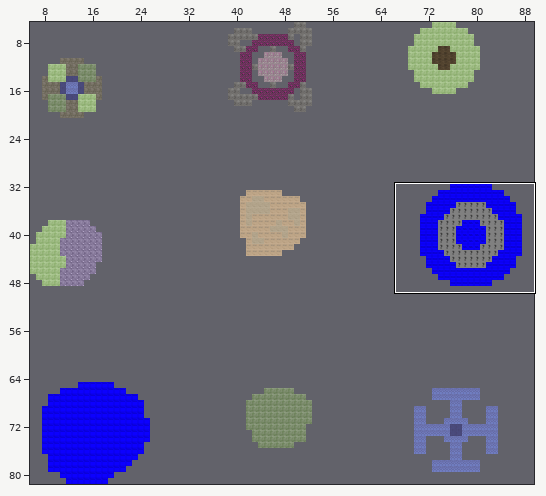
Two states of a Tiled map, static_layout/arena test 2.tmx. Above: a wide view before the commit, with the close-up outlined.
Close-up. Before:
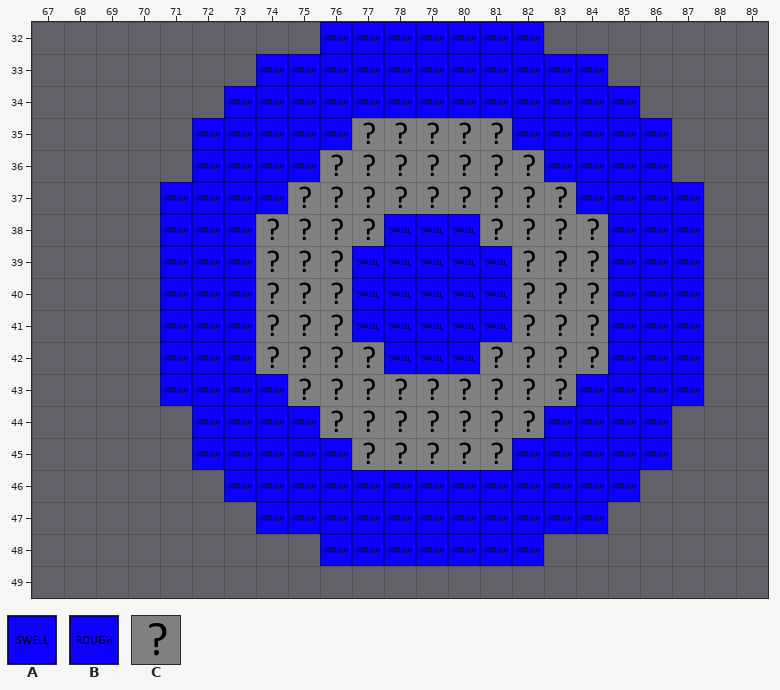
Cells are 64x64 px. Shown: x 67..89, y 32..49. The commit also changed other parts of the map, which this record leaves out.
Key: from "ground": A 18, B 19, C 36.
_ is an empty cell.
Layer "BG_TILES" before, first column x 67:
32 _________BBBBBBB_______
33 _______BBBBBBBBBBB_____
34 ______BBBBBBBBBBBBB____
35 _____BBBBBCCCCCBBBBB___
36 _____BBBBCCCCCCCBBBB___
37 ____BBBBCCCCCCCCCBBBB__
38 ____BBBCCCCAAACCCCBBB__
39 ____BBBCCCAAAAACCCBBB__
40 ____BBBCCCAAAAACCCBBB__
41 ____BBBCCCAAAAACCCBBB__
42 ____BBBCCCCAAACCCCBBB__
43 ____BBBBCCCCCCCCCBBBB__
44 _____BBBBCCCCCCCBBBB___
45 _____BBBBBCCCCCBBBBB___
46 ______BBBBBBBBBBBBB____
47 _______BBBBBBBBBBB_____
48 _________BBBBBBB_______
49 _______________________
New version:
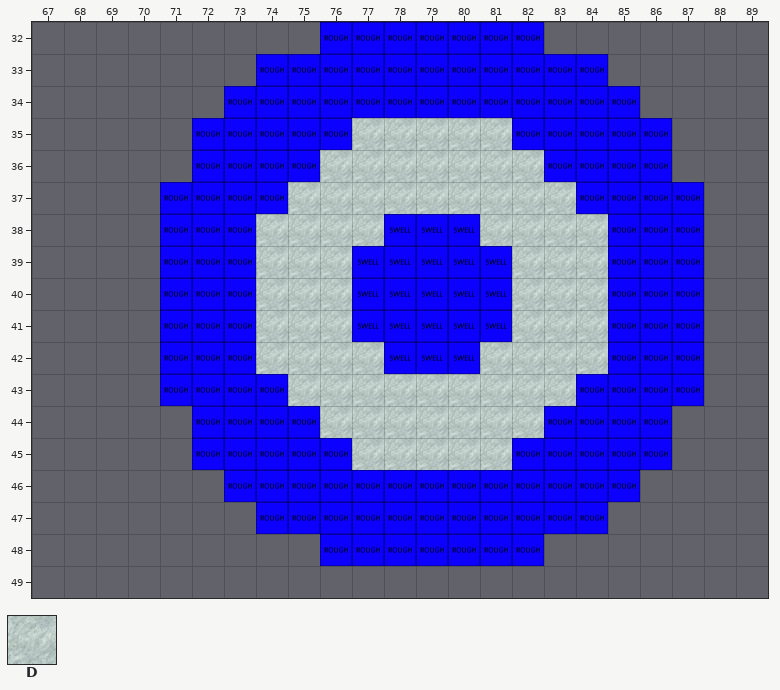
Further tiles: from "ground": D 32.
Difference:
Layer "BG_TILES":
The edit turns tile C into tile D in row 35 at x 77 to 81; in row 36 at x 76 to 82; in row 37 at x 75 to 83; in row 38 at x 74 to 77 and 81 to 84; in rows 39 to 41 at x 74 to 76 and 82 to 84; in row 42 at x 74 to 77 and 81 to 84.
The edit turns tile C into tile D in row 43 at x 75 to 83; in row 44 at x 76 to 82; in row 45 at x 77 to 81.
Changed places in both close-ups, as pixel boxes (x1, y1, x2, y2):
changed: (256, 118, 608, 470)
